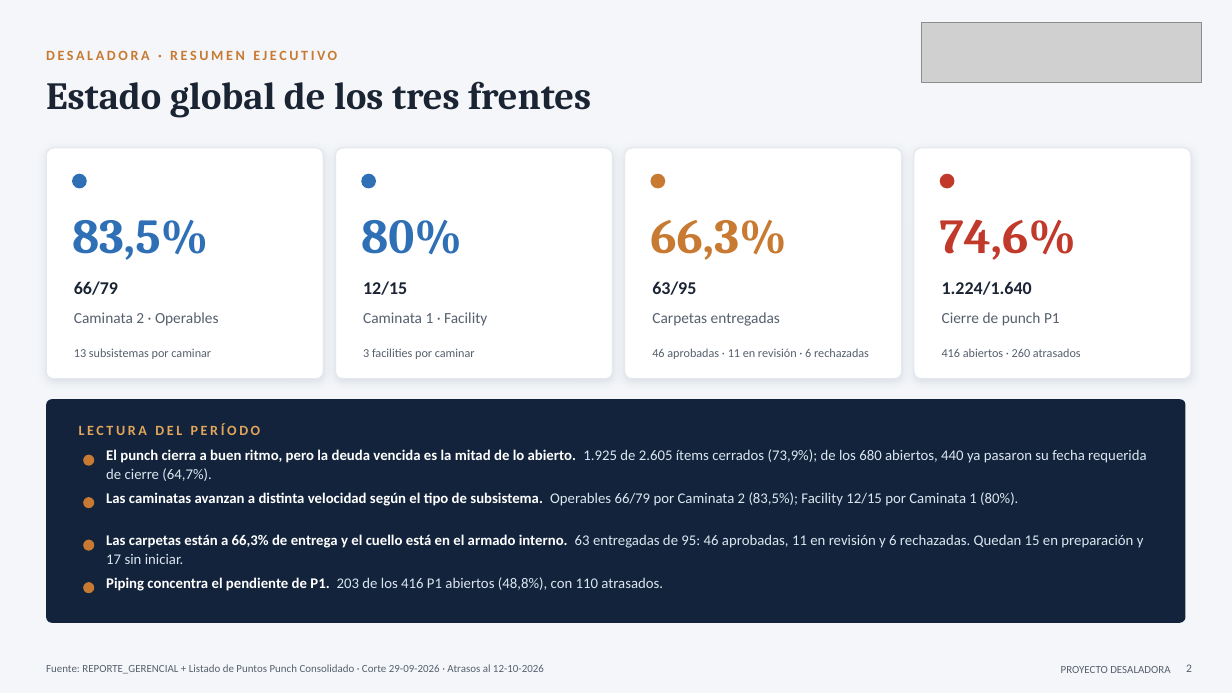
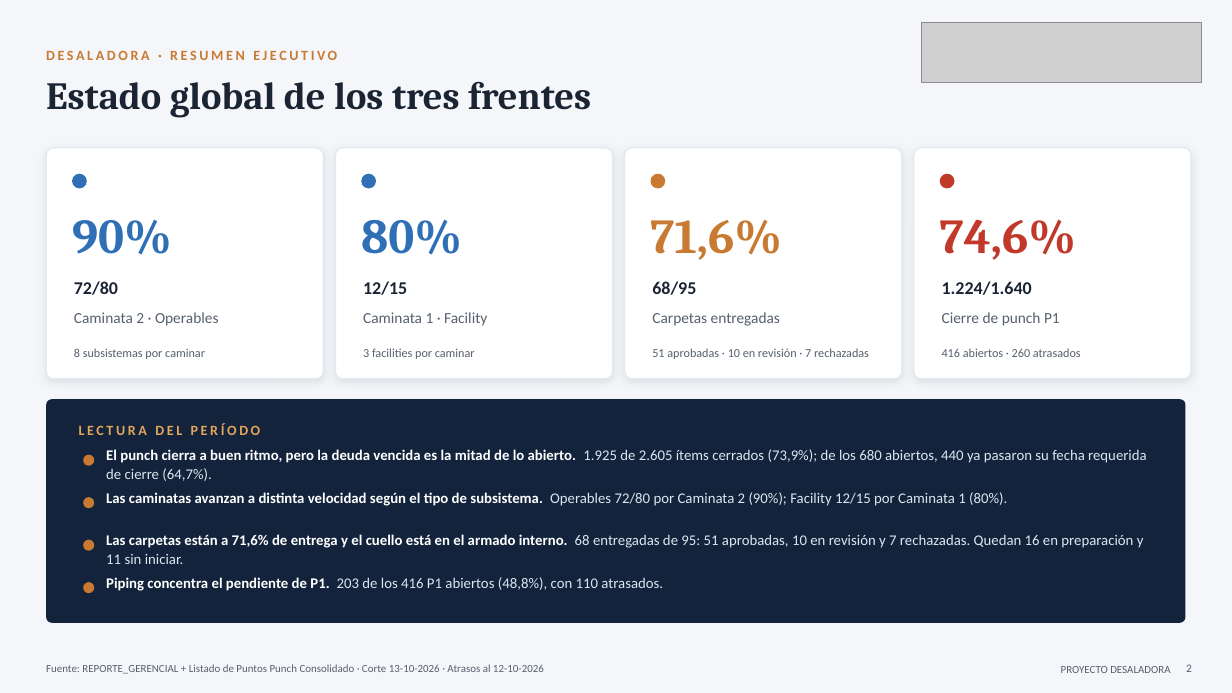
Before and after one commit to tdkvalex/Dashboard-HSEQ, a slide deck: slide 2 of panel_control_TOP_P1/Panel_Control_TOP_P1.pptx. Drawn at 1232x693 pixels with LibreOffice and Linux fonts; fonts in the diff are those of the drawing; grey boxes stand for pictures. Boxes give left, top, right and bottom in pixels: in the first picture for what was removed or moved away, otherwise in the second. Text is boxed around its words. In the diff, an @@ line names an element or a change of style, - is before the commit and + after.

```diff
--- a/panel_control_TOP_P1/Panel_Control_TOP_P1.pptx
+++ b/panel_control_TOP_P1/Panel_Control_TOP_P1.pptx
@@ text at [72,220,172,255]: text changed @@
-83,5%
+90%
@@ text at [650,220,782,260]: text changed @@
-66,3%
+71,6%
@@ text at [74,281,118,295]: text changed @@
-66/79
+72/80
@@ text at [652,281,696,295]: text changed @@
-63/95
+68/95
@@ text at [74,348,205,359]: text changed @@
-13 subsistemas por caminar
+8 subsistemas por caminar
@@ text at [652,348,869,359]: text changed @@
-46 aprobadas · 11 en revisión · 6 rechazadas
+51 aprobadas · 10 en revisión · 7 rechazadas
@@ text at [106,492,1007,506]: text changed @@
-Las caminatas avanzan a distinta velocidad según el tipo de subsistema. Operables 66/79 por Caminata 2 (83,5%); Facility 12/15 por Caminata 1 (80%).
+Las caminatas avanzan a distinta velocidad según el tipo de subsistema. Operables 72/80 por Caminata 2 (90%); Facility 12/15 por Caminata 1 (80%).
@@ text at [106,534,1144,564]: text changed @@
-Las carpetas están a 66,3% de entrega y el cuello está en el armado interno. 63 entregadas de 95: 46 aprobadas, 11 en revisión y 6 rechazadas. Quedan 15 en preparación y 17 sin iniciar.
+Las carpetas están a 71,6% de entrega y el cuello está en el armado interno. 68 entregadas de 95: 51 aprobadas, 10 en revisión y 7 rechazadas. Quedan 16 en preparación y 11 sin iniciar.
@@ text at [46,664,544,674]: text changed @@
-Fuente: REPORTE_GERENCIAL + Listado de Puntos Punch Consolidado · Corte 29-09-2026 · Atrasos al 12-10-2026
+Fuente: REPORTE_GERENCIAL + Listado de Puntos Punch Consolidado · Corte 13-10-2026 · Atrasos al 12-10-2026
```
Also in this commit, not shown: 4 other slides changed, 3 other files.
